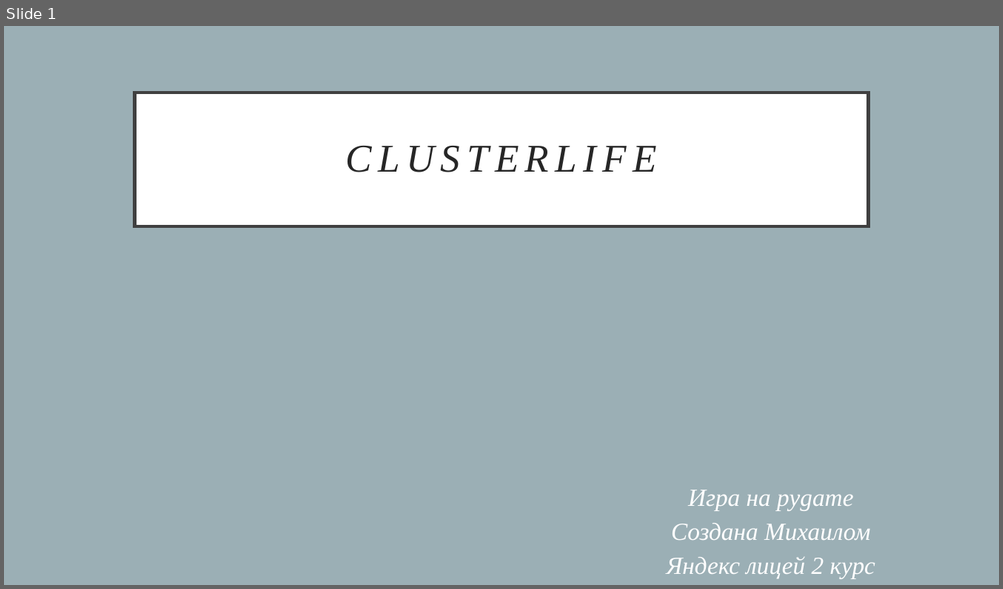
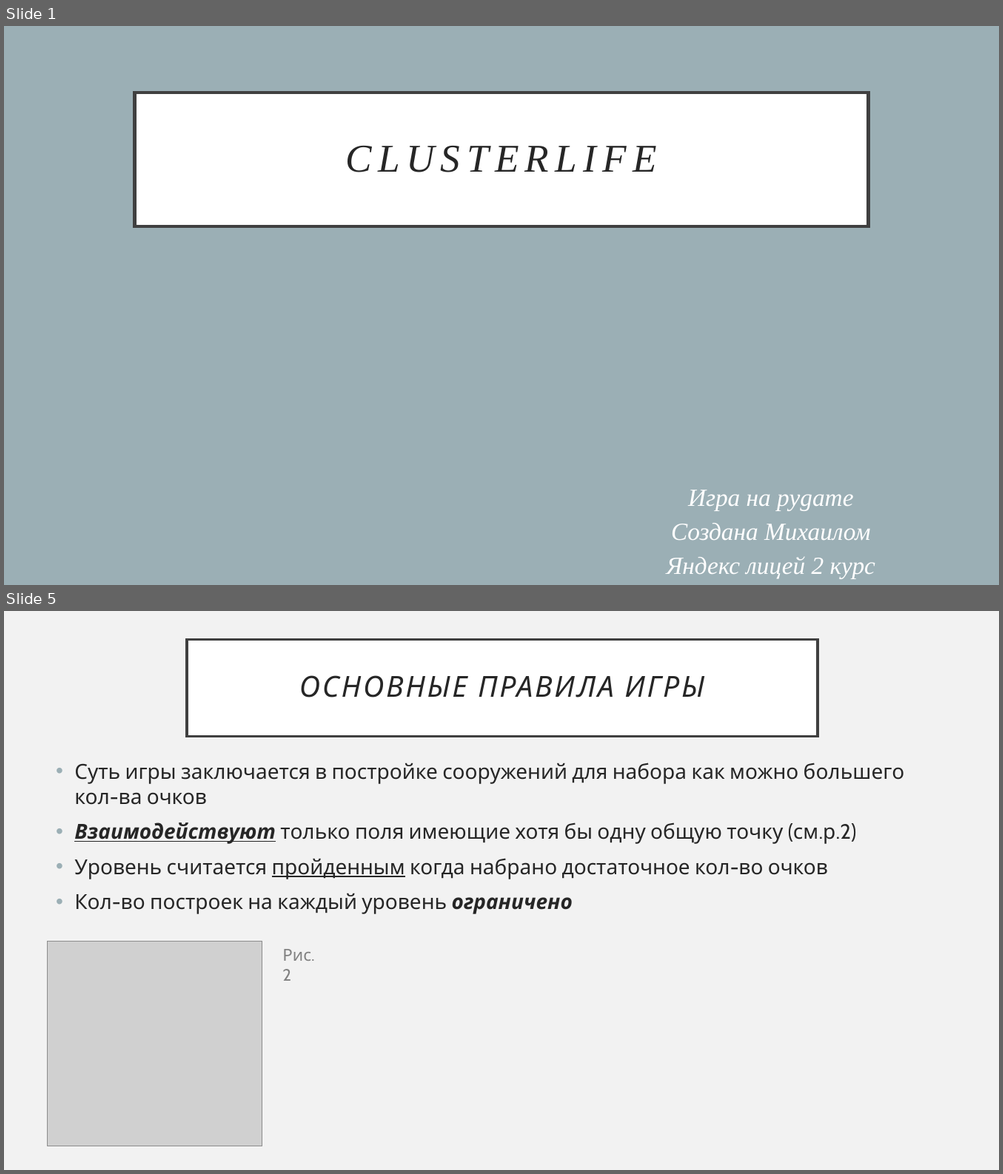
Before and after one commit to M1shgan48/pygame, a slide deck: презентация_pygame.pptx. Shown one above the other, each under a label of ours: slide 1 before the commit, slides 1 and 5 after it; the slides between them are not shown. The pictures are 1003x589 and 1003x1174 pixels, drawn with LibreOffice and Linux fonts; fonts in the diff are those of the drawing; grey boxes stand for pictures. Boxes give left, top, right and bottom in pixels: in the first picture for what was removed or moved away, otherwise in the second. Text is boxed around its words. In the diff, an @@ line names an element or a change of style, - is before the commit and + after.

```diff
--- a/презентация_pygame.pptx
+++ b/презентация_pygame.pptx
@@ slide 5 added at (4, 611, 999, 1170), background #F2F2F2 @@
@@ title added at (187, 639, 817, 736), fill #FFFFFF, outline #404040 2.5 pt, 28 pt, text #262626, italic @@
+ОСНОВНЫЕ ПРАВИЛА ИГРЫ
@@ text added at (74, 763, 905, 914), 20 pt, text #262626 @@
+• Суть игры заключается в постройке сооружений для набора как можно большего кол-ва очков
+• Взаимодействуют только поля имеющие хотя бы одну общую точку (см.р.2)
+• Уровень считается пройденным когда набрано достаточное кол-во очков
+• Кол-во построек на каждый уровень ограничено
@@ picture added at (47, 942, 262, 1147) @@
@@ text added at (282, 949, 311, 981), 16 pt, text #808080 @@
+Рис. 2
```
Also in this commit, not shown: 3 slides changed, 3 other slides added, 1 slide removed, 1 other file.
